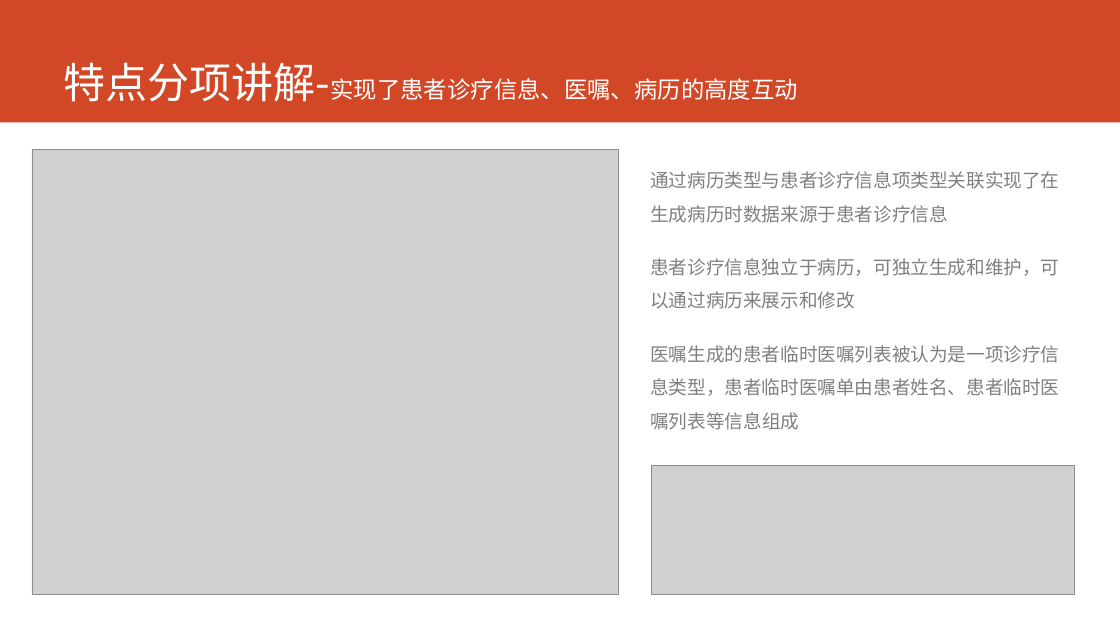
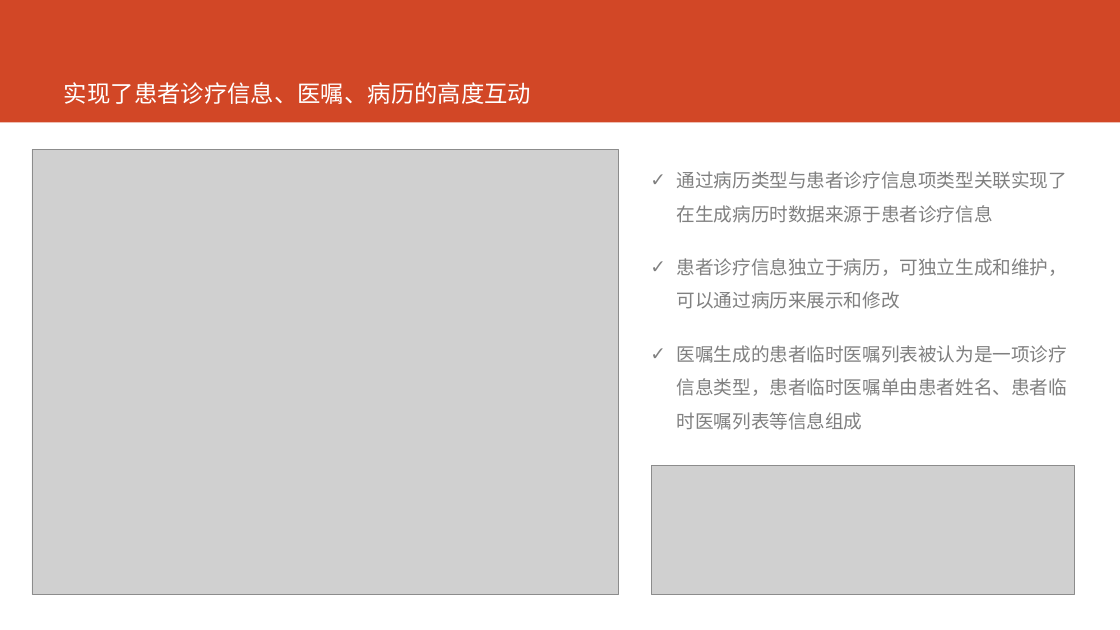
Before and after one commit to AppSecAI-TEST/hospital, a slide deck: slide 6 of doc/EVE新一代HIS核心系统.pptx. Drawn at 1120x630 pixels with LibreOffice and Linux fonts; fonts in the diff are those of the drawing; grey boxes stand for pictures. Boxes give left, top, right and bottom in pixels: in the first picture for what was removed or moved away, otherwise in the second. Text is boxed around its words. In the diff, an @@ line names an element or a change of style, - is before the commit and + after.

```diff
--- a/doc/EVE新一代HIS核心系统.pptx
+++ b/doc/EVE新一代HIS核心系统.pptx
@@ title at [64, 82, 531, 104]: text changed @@
-特点分项讲解-实现了患者诊疗信息、医嘱、病历的高度互动
+实现了患者诊疗信息、医嘱、病历的高度互动
@@ text "通过病历类型与患者诊疗信息项类型关联实现了在生成病历时数据来源于患者诊疗信息" at [677, 171, 1068, 430]: bullet none to ✓ @@
```
Also in this commit, not shown: 12 other slides changed.
